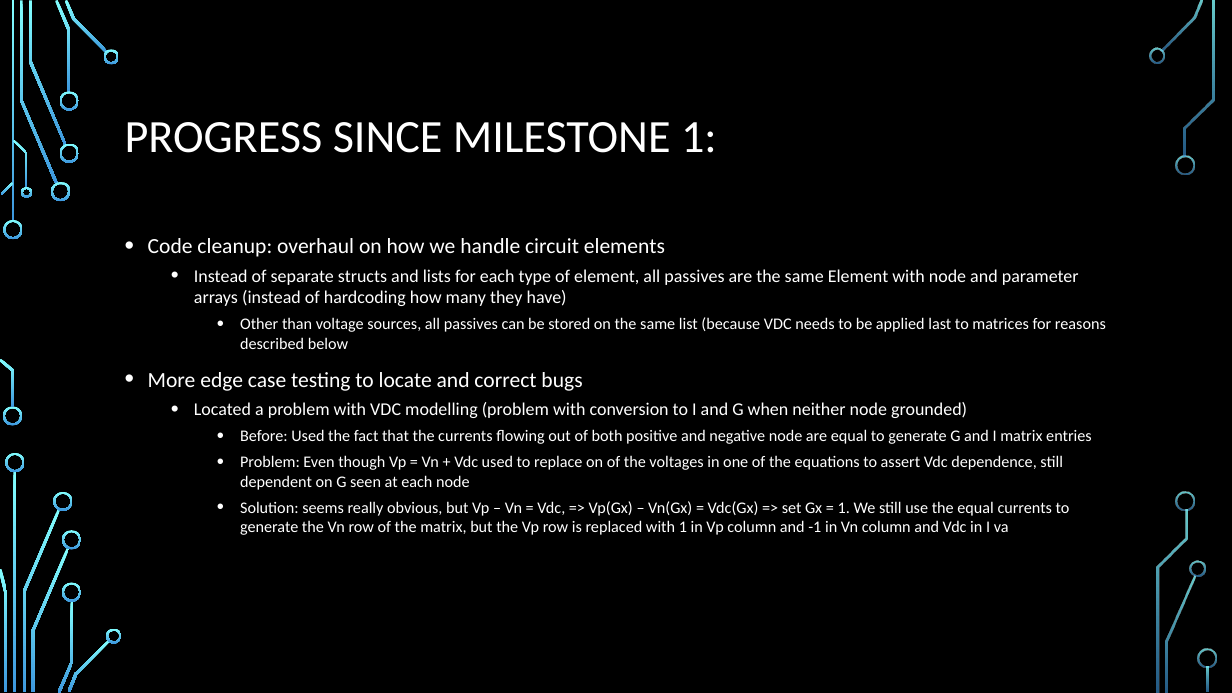
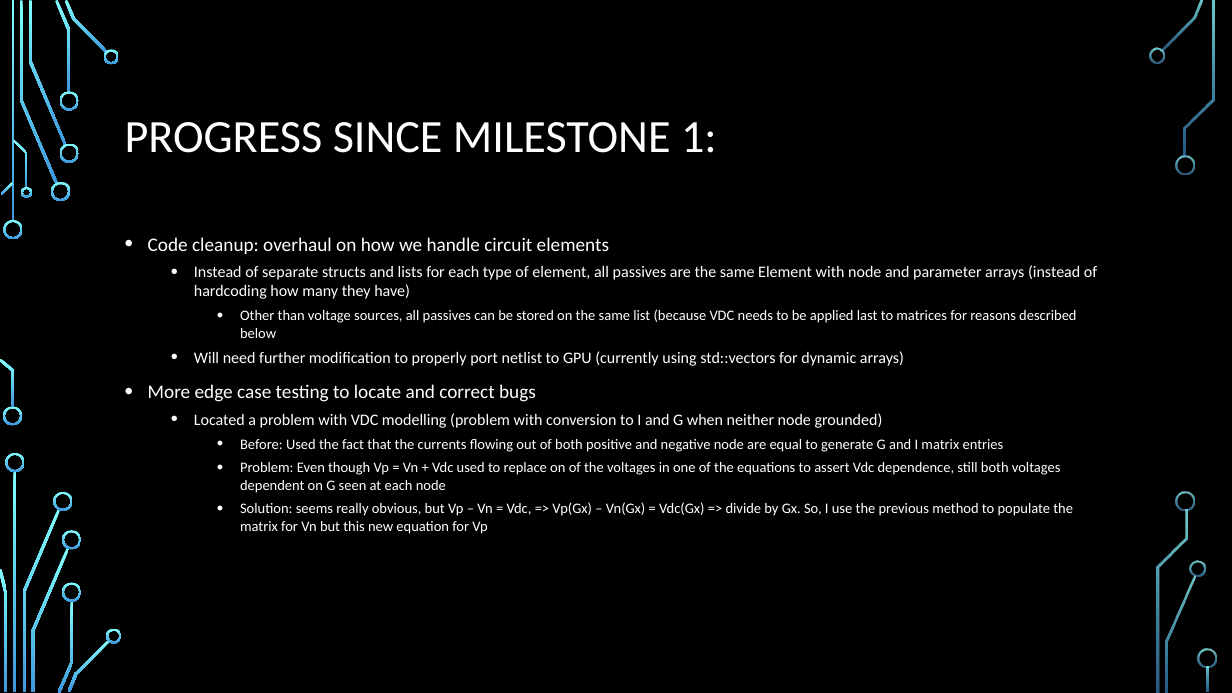
Before and after one commit to risia/CUDA-SPICE-Circuit-Sim, a slide deck: slide 2 of Milestones/Milestone2Presentation.pptx (slide 4 before the commit). Drawn at 1232x693 pixels with LibreOffice and Linux fonts; fonts in the diff are those of the drawing; background and template pictures are left out. Boxes give left, top, right and bottom in pixels: in the first picture for what was removed or moved away, otherwise in the second. Text is boxed around its words. In the diff, an @@ line names an element or a change of style, - is before the commit and + after.

Commit message:
Updated Presentation

```diff
--- a/Milestones/Milestone2Presentation.pptx
+++ b/Milestones/Milestone2Presentation.pptx
@@ text at (148,237,1097,452): size 16.8 to 15 pt in "Code cleanup: overhaul on how we handle ...", "More edge case testing to locate and ..."; size 14 to 12.5 pt in "Instead of separate structs and lists for ...", "Located a problem with VDC modelling (problem ..."; size 12.6 to 11.2 pt in "Other than voltage sources, all passives can ...", "Before: Used the fact that the currents ..." @@
@@ text at (194,351,904,366): paragraph added @@
+  • Will need further modification to properly port netlist to GPU (currently using std::vectors for dynamic arrays)
@@ text at (240,462,1073,534): text changed; size 12.6 to 11.2 pt @@
-    • Problem: Even though Vp = Vn + Vdc used to replace on of the voltages in one of the equations to assert Vdc dependence, still dependent on G seen at each node
-    • Solution: seems really obvious, but Vp – Vn = Vdc, => Vp(Gx) – Vn(Gx) = Vdc(Gx) => set Gx = 1. We still use the equal currents to generate the Vn row of the matrix, but the Vp row is replaced with 1 in Vp column and -1 in Vn column and Vdc in I va
+    • Problem: Even though Vp = Vn + Vdc used to replace on of the voltages in one of the equations to assert Vdc dependence, still both voltages dependent on G seen at each node
+    • Solution: seems really obvious, but Vp – Vn = Vdc, => Vp(Gx) – Vn(Gx) = Vdc(Gx) => divide by Gx. So, I use the previous method to populate the matrix for Vn but this new equation for Vp
```
Also in this commit, not shown: 3 other slides changed, 3 other files.
